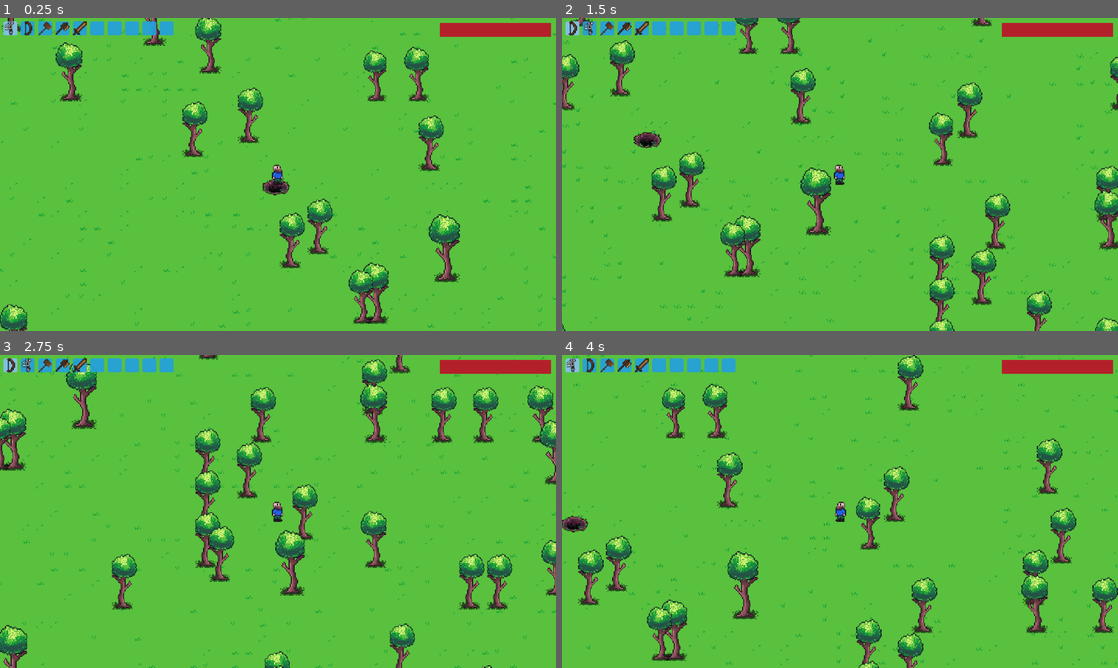
Above: before the commit, frames 1-4 (two rows, left to right).
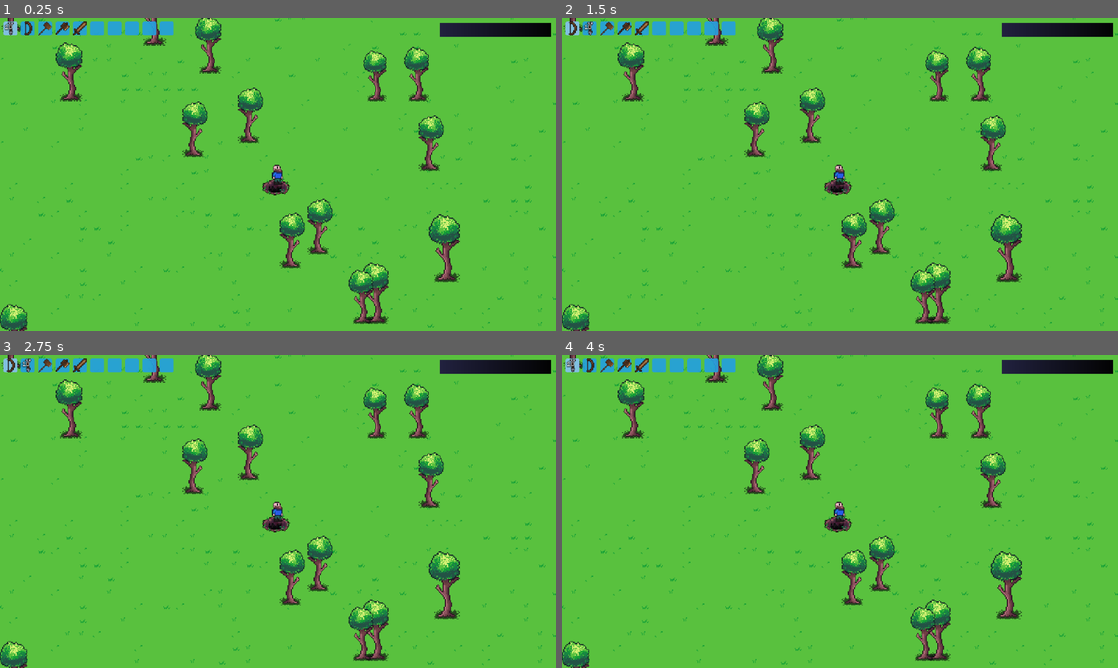
Above: after the commit, the same moments.

Repository: spsJakubSzydlowski/Evergrint
Game: Godot game, scene res://scenes/main.tscn
The game is run twice, just before and just after one commit, with the same random seed, the same clock (stepped at 60 frames per second) and the same inputs.
Inputs (mouse positions are in pixels of both pictures, inside the frame that each line leads up to):
- Up to frame 1 (0.25 s): no input
- Up to frame 2 (1.5 s): tap Enter at 0.5 s; move the mouse to (573, 27) at 0.52 s; hold Right 0.53-1.28 s; tap A (a) at 0.6 s; click (573, 27) at 0.67 s; tap D (d) at 0.8, 1.35 s; move the mouse to (589, 27) at 1.27 s; hold Down from 1.28 s (still down); click (589, 27) at 1.42 s
- Up to frame 3 (2.75 s): tap S (s) at 1.55, 2.1 s; move the mouse to (11, 364) at 2.02 s; release Down at 2.03 s; hold Right from 2.03 s (still down); click (11, 364) at 2.17 s; tap W (w) at 2.3 s
- Up to frame 4 (4 s): move the mouse to (589, 364) at 2.77 s; release Right at 2.78 s; hold Up 2.78-3.53 s; tap W (w) at 2.85 s; click (589, 364) at 2.92 s; tap A (a) at 3.05, 3.6 s; move the mouse to (573, 364) at 3.52 s; hold Left from 3.53 s (still down); click (573, 364) at 3.67 s; tap D (d) at 3.8 s

The runs differ from the first frame. In frame 1, 0.9% of the frame differs, in the area x 79-100%, y 1-6%; in frame 2, 16%; in frame 3, 17%, in the area x 0-100%, y 0-100%; in frame 4, 16%.
Error after the commit: Parse Error: Too few arguments for "damage_block()" call. Expected at least 3 but received 2. (res://scripts/player/player.gd:117)

Commit message:
Update MiningManager.gd

Diff:
--- a/scripts/autoloads/MiningManager.gd
+++ b/scripts/autoloads/MiningManager.gd
@@ -3,11 +3,55 @@
 var tile_health_map = {}
 var current_tilemap: TileMapLayer
 
-func damage_block(world_pos: Vector2, _damage: int):
+func damage_block(world_pos: Vector2, tool_type_enum, damage: int):
 	if not current_tilemap: return
 
 	var tile_pos = current_tilemap.local_to_map(current_tilemap.to_local(world_pos))
 	var data = current_tilemap.get_cell_tile_data(tile_pos)
 
 	if data:
-		current_tilemap.set_cells_terrain_connect([tile_pos], 0, -1)
+		var block_id = data.get_custom_data("block_id")
+
+		var block_info = DataManager.get_resource(block_id)
+		var preffered_tool_type = block_info.get("tool_type")
+		var max_hp = block_info.get("hit_points", 1)
+
+		for tool_type in tool_type_enum:
+			if tool_type == preffered_tool_type:
+				if not tile_health_map.has(tile_pos):
+					tile_health_map[tile_pos] = max_hp
+
+				tile_health_map[tile_pos] -= damage
+
+				if tile_health_map[tile_pos] <= 0:
+					destroy_block(tile_pos, block_info)
+
+				break
+
+func destroy_block(tile_pos: Vector2, block_info: Dictionary):
+	var fixed_pos = Vector2i(tile_pos)
+
+	tile_health_map.erase(fixed_pos)
+	current_tilemap.set_cells_terrain_connect([fixed_pos], 0, -1)
+
+	var world_id = Global.current_world_id
+	if not Global.world_changes.has(world_id):
+		Global.world_changes[world_id] = {}
+
+	Global.world_changes[world_id][fixed_pos] = "removed"
+
+	var table_id = block_info.get("loot_ref")
+	if table_id == "" or table_id == null:
+		return
+
+	var loot_items = DataManager.get_loot_table_items(table_id)
+	for entry in loot_items:
+		var roll = randf_range(0, 100)
+		var chance = entry.get("weight", 0)
+
+		if roll <= chance:
+			var item_id = entry.get("item")
+			var amount = randi_range(entry.get("amount_min"), entry.get("amount_max"))
+
+			for i in range(amount):
+				DataManager.spawn_item(item_id, current_tilemap.map_to_local(tile_pos), true)
